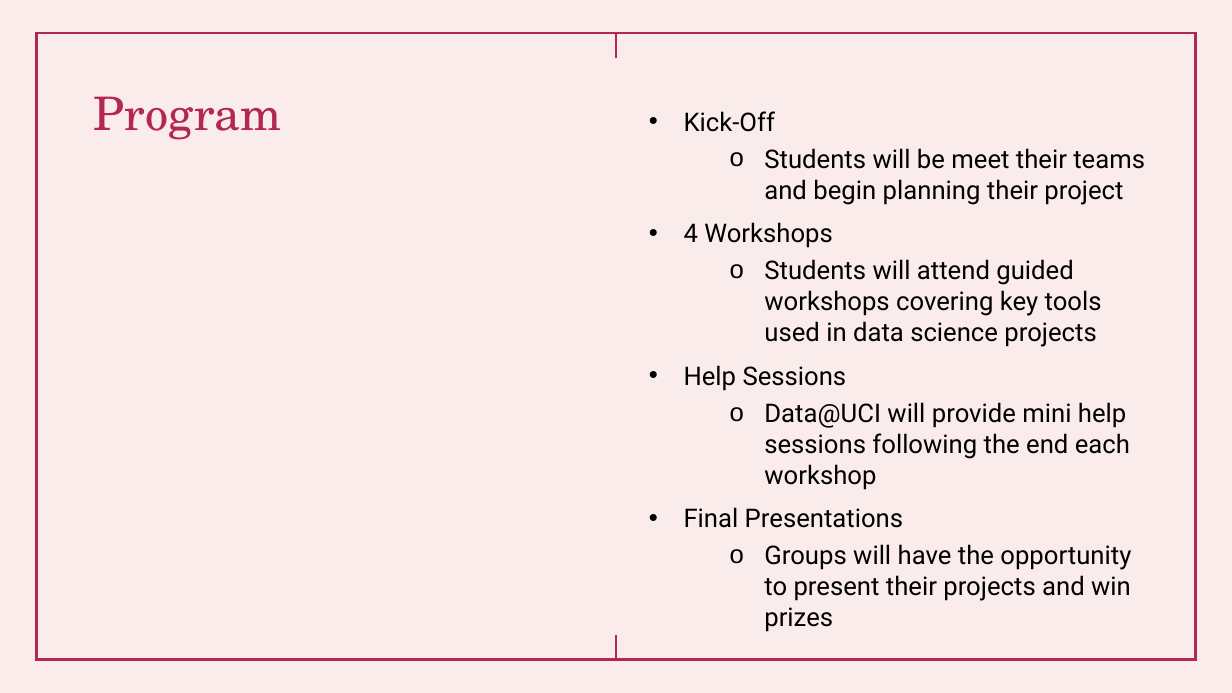
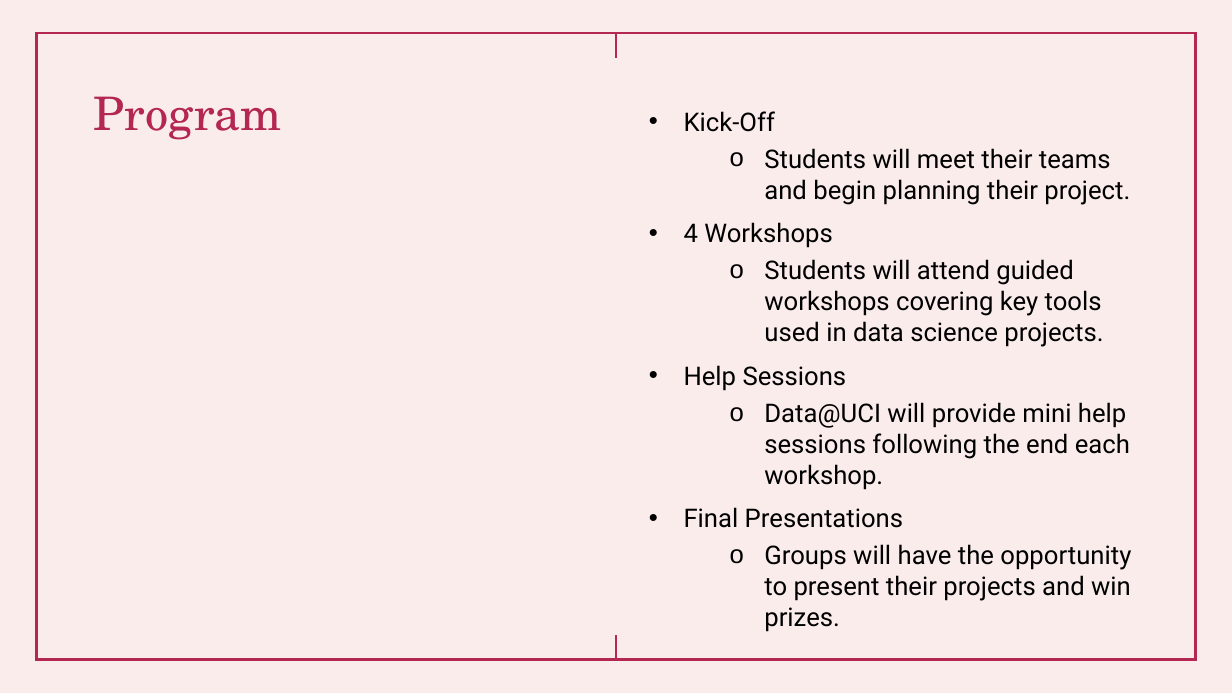
Before and after one commit to shawna-tuli-silicon-valley/uci-ics-bi-and-data-science, a slide deck: slide 15 of presentations/BI Analysis Week 3.pptx. Drawn at 1232x693 pixels with LibreOffice and Linux fonts; fonts in the diff are those of the drawing. Boxes give left, top, right and bottom in pixels: in the first picture for what was removed or moved away, otherwise in the second. Text is boxed around its words. In the diff, an @@ line names an element or a change of style, - is before the commit and + after.

```diff
--- a/presentations/BI Analysis Week 3.pptx
+++ b/presentations/BI Analysis Week 3.pptx
@@ text at (x1=764, y1=148, x2=1130, y2=205): text changed @@
-  o Students will be meet their teams and begin planning their project
+  o Students will meet their teams and begin planning their project.
@@ text at (x1=764, y1=259, x2=1103, y2=347): text changed @@
-  o Students will attend guided workshops covering key tools used in data science projects
+  o Students will attend guided workshops covering key tools used in data science projects.
@@ text at (x1=764, y1=402, x2=1130, y2=490): text changed @@
-  o Data@UCI will provide mini help sessions following the end each workshop
+  o Data@UCI will provide mini help sessions following the end each workshop.
@@ text at (x1=764, y1=544, x2=1131, y2=632): text changed @@
-  o Groups will have the opportunity to present their projects and win prizes
+  o Groups will have the opportunity to present their projects and win prizes.
```
Also in this commit, not shown: 1 other file.
